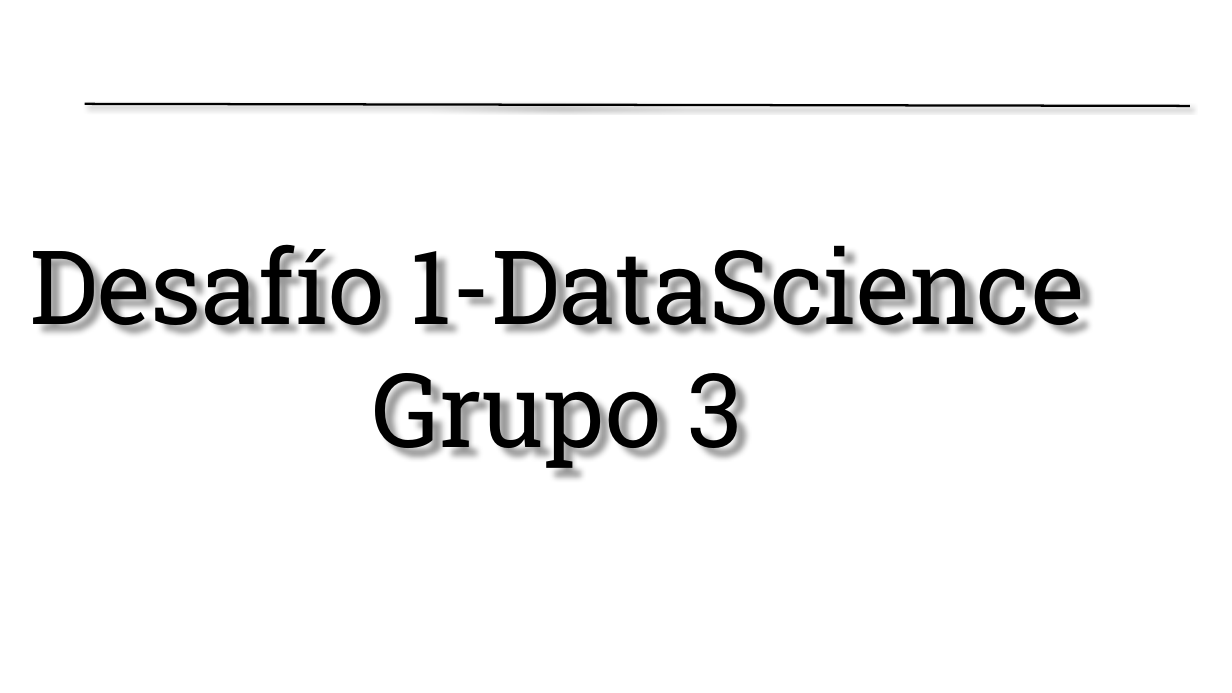
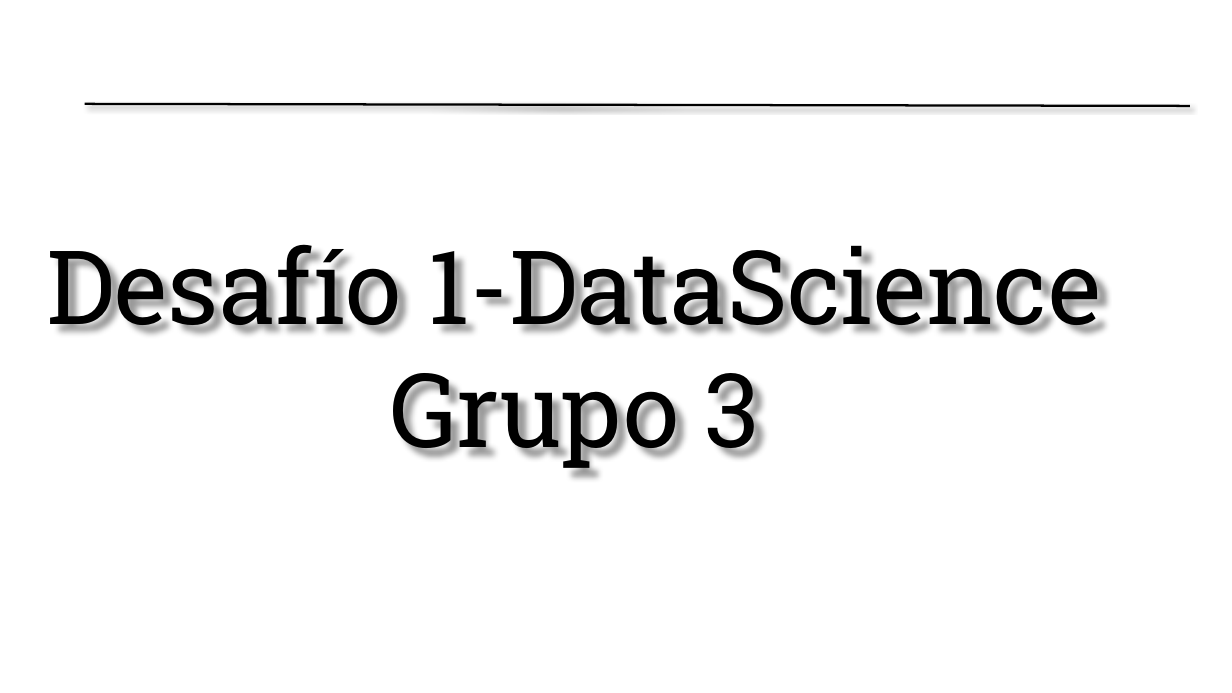
Before and after one commit to rdgagliano/DataScience-Grupo3, a slide deck: slide 1 of Presentation Desafio1 Grupo3.pptx. Drawn at 1232x693 pixels with LibreOffice and Linux fonts; fonts in the diff are those of the drawing; background and template pictures are left out. Boxes give left, top, right and bottom in pixels: in the first picture for what was removed or moved away, otherwise in the second. Text is boxed around its words. In the diff, an @@ line names an element or a change of style, - is before the commit and + after.

```diff
--- a/Presentation Desafio1 Grupo3.pptx
+++ b/Presentation Desafio1 Grupo3.pptx
@@ text "Desafío 1-DataScience": place and size @@
-text "Desafío 1-DataScience" at <box>29,244,1085,471</box>
+text "Desafío 1-DataScience" at <box>46,244,1102,471</box>
```
Also in this commit, not shown: 1 slide added, 1 slide removed.
